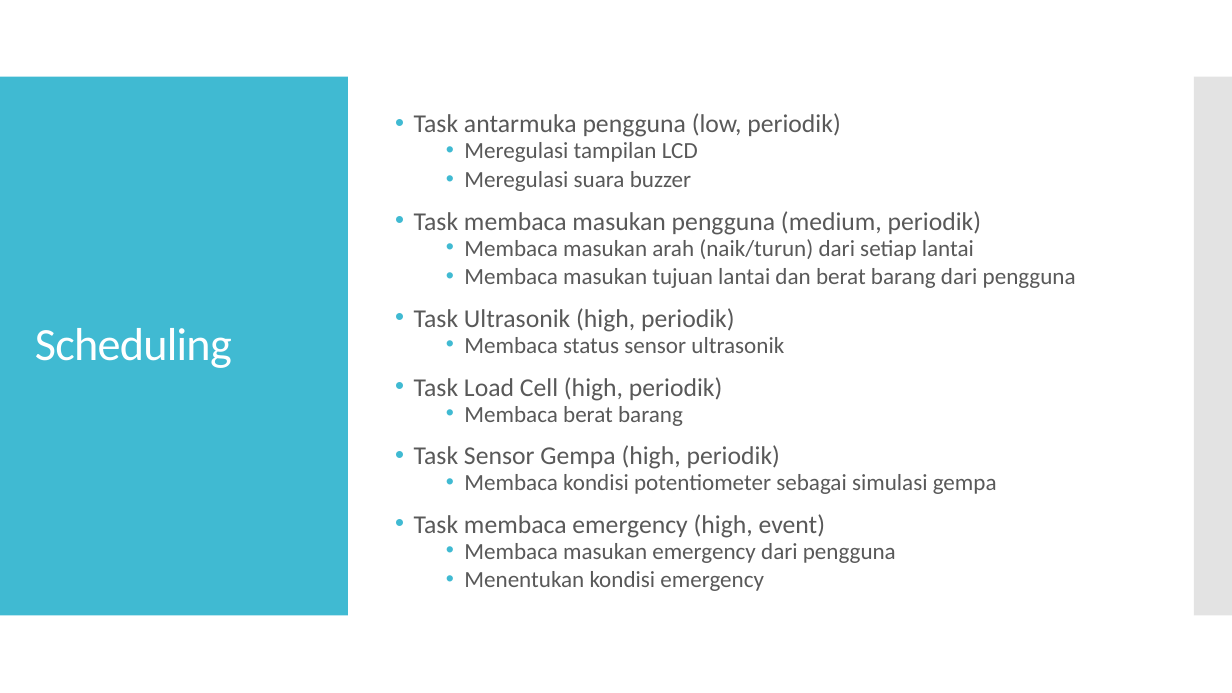
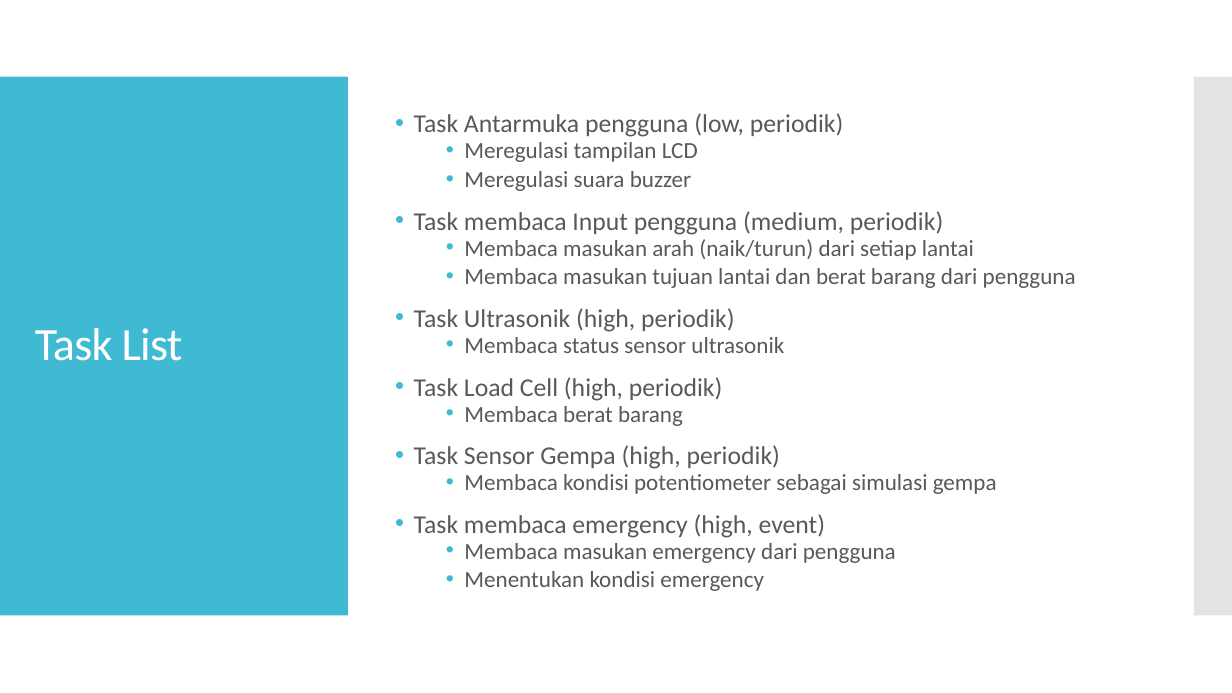
Before and after one commit to dillahstudent/TuBes_STL_K4, a slide deck: slide 5 of Tugas8_STL_Kelompok4.pptx. Drawn at 1232x693 pixels with LibreOffice and Linux fonts; fonts in the diff are those of the drawing. Boxes give left, top, right and bottom in pixels: in the first picture for what was removed or moved away, otherwise in the second. Text is boxed around its words. In the diff, an @@ line names an element or a change of style, - is before the commit and + after.

```diff
--- a/Tugas8_STL_Kelompok4.pptx
+++ b/Tugas8_STL_Kelompok4.pptx
@@ text at (414,113,844,137): text changed @@
-• Task antarmuka pengguna (low, periodik)
+• Task Antarmuka pengguna (low, periodik)
@@ text at (414,211,944,235): text changed @@
-• Task membaca masukan pengguna (medium, periodik)
+• Task membaca Input pengguna (medium, periodik)
@@ title at (35,328,183,361): text changed @@
-Scheduling
+Task List
```
Also in this commit, not shown: 1 slide added.
